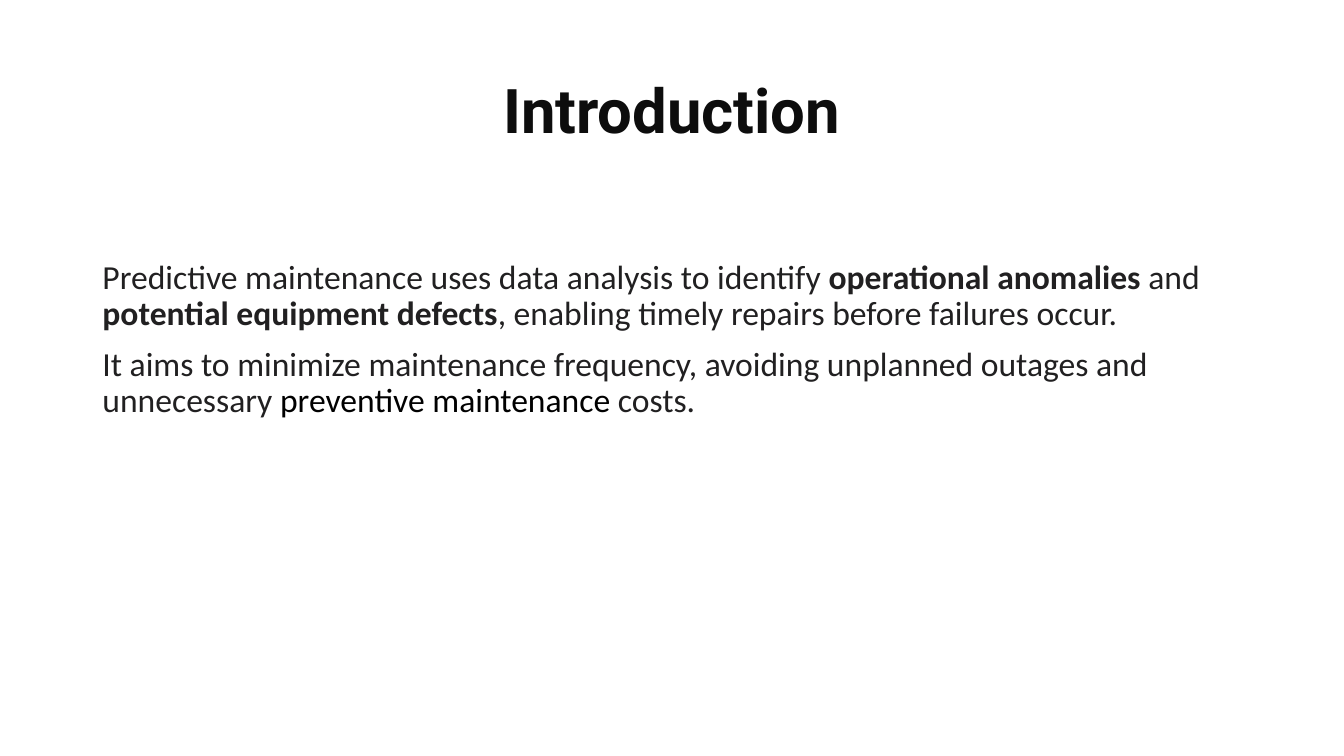
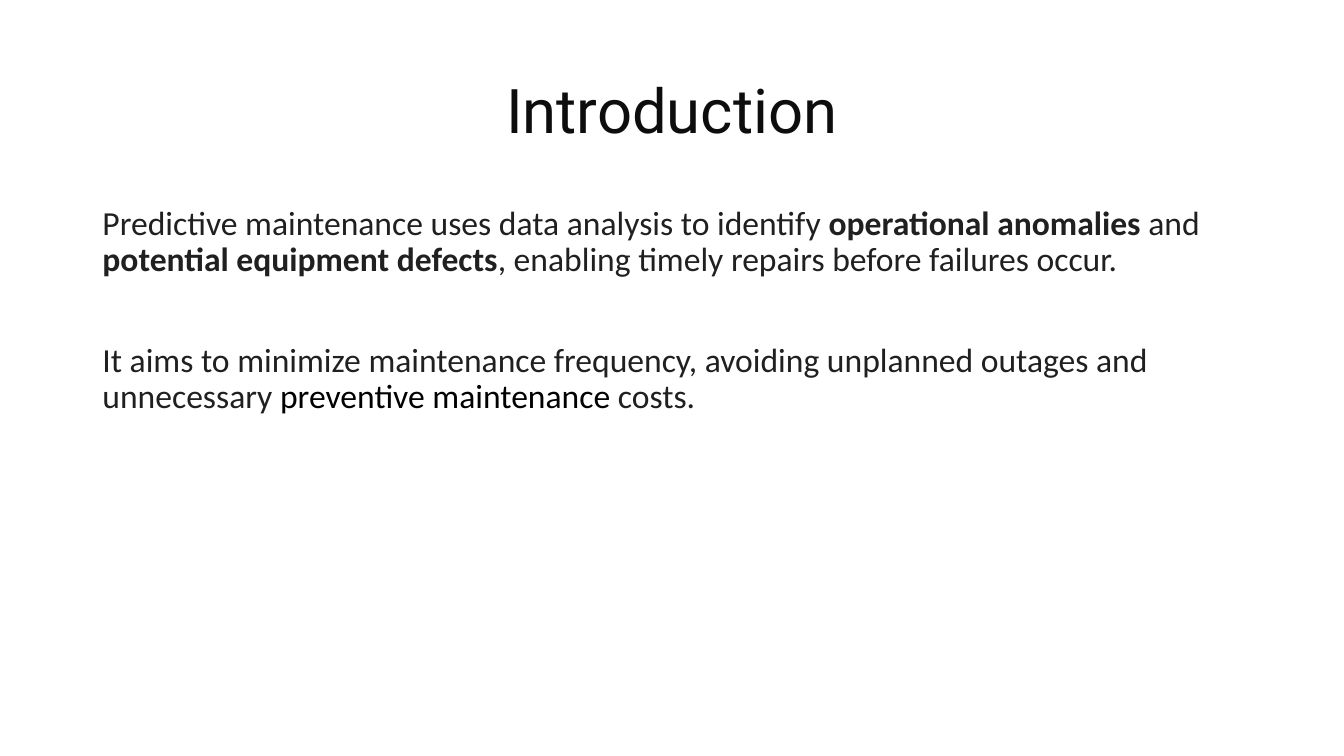
Before and after one commit to ManishaEY/eyaipythontraining, a slide deck: slide 2 of MachineLearningForPredictiveMaintenance.pptx. Drawn at 1344x756 pixels with LibreOffice and Linux fonts; fonts in the diff are those of the drawing. Boxes give left, top, right and bottom in pixels: in the first picture for what was removed or moved away, otherwise in the second. Text is boxed around its words. In the diff, an @@ line names an element or a change of style, - is before the commit and + after.

```diff
--- a/MachineLearningForPredictiveMaintenance.pptx
+++ b/MachineLearningForPredictiveMaintenance.pptx
@@ title "Introduction" at (506,86,837,134): bold off @@
@@ text "Predictive maintenance uses data analysis ..." rewrapped from (102,265,1199,418) to (102,211,1199,414) @@
```
Also in this commit, not shown: 5 other slides changed, 2 slides added, 1 slide removed.
